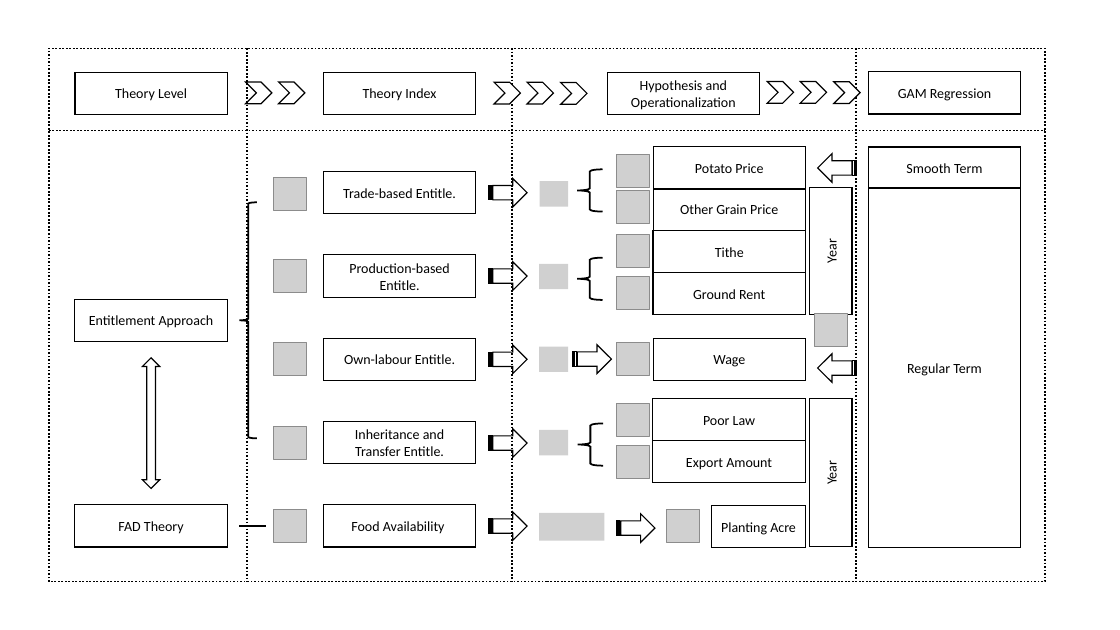
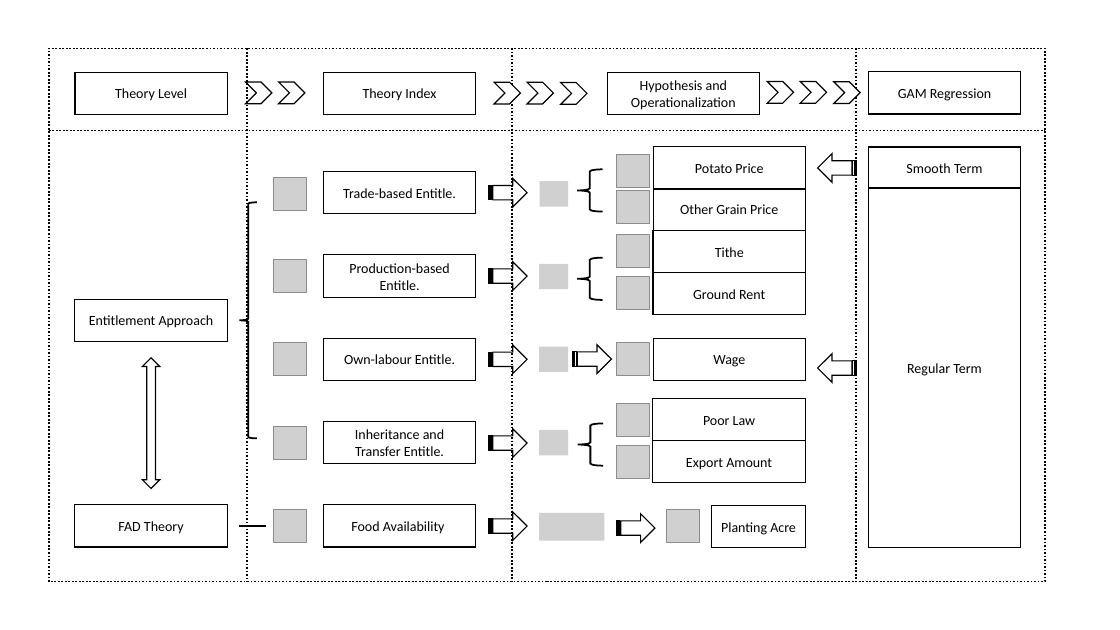
Before and after one commit to chxiii/Dissertation_Summer2024, a slide deck: slide 1 of 03_outputs/Framework.pptx. Drawn at 1120x630 pixels with LibreOffice and Linux fonts; fonts in the diff are those of the drawing; grey boxes stand for pictures. Boxes give left, top, right and bottom in pixels: in the first picture for what was removed or moved away, otherwise in the second. Text is boxed around its words. In the diff, an @@ line names an element or a change of style, - is before the commit and + after.

```diff
--- a/03_outputs/Framework.pptx
+++ b/03_outputs/Framework.pptx
@@ rectangle removed at (810, 187, 852, 315) @@
-Year
@@ picture removed at (815, 313, 848, 346) @@
@@ rectangle removed at (810, 399, 852, 547) @@
-Year
```
Also in this commit, not shown: 17 other files.
